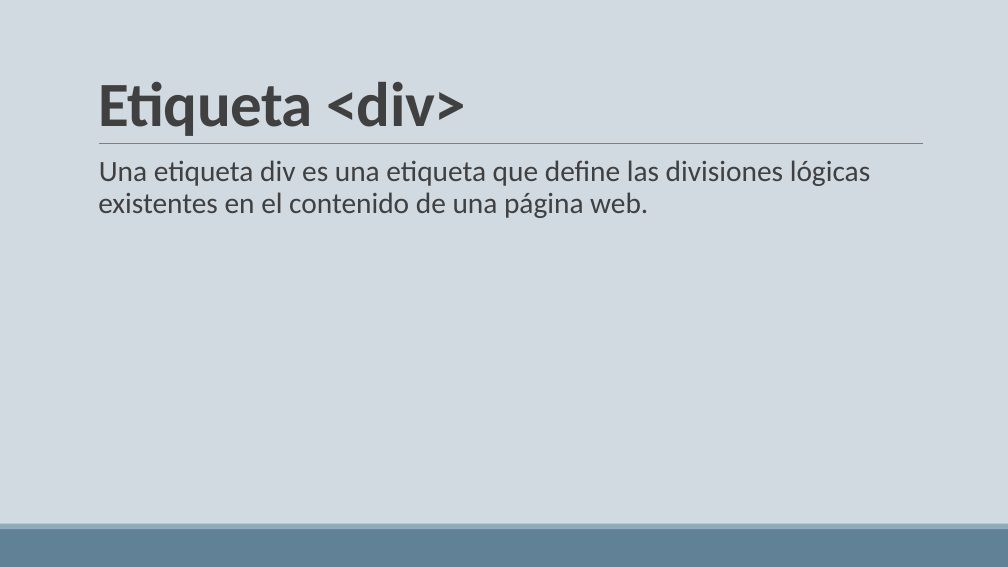
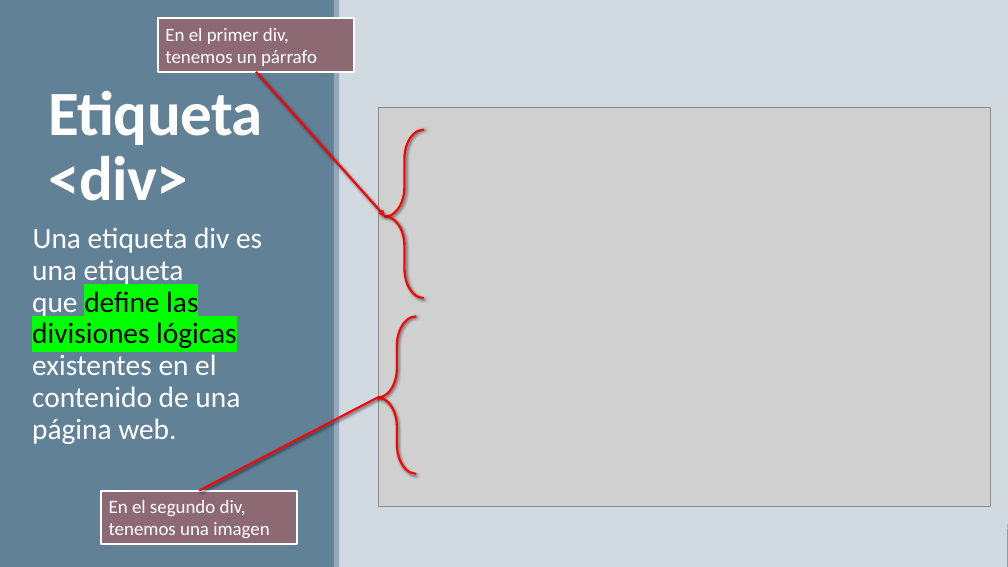
Before and after one commit to Joseman16/CursoJavascriptUnedol, a slide deck: slide 2 of Clase 2/CURSO DE DESARROLLO WEB 2.pptx (slide 3 before the commit). Drawn at 1008x567 pixels with LibreOffice and Linux fonts; fonts in the diff are those of the drawing; grey boxes stand for pictures. Boxes give left, top, right and bottom in pixels: in the first picture for what was removed or moved away, otherwise in the second. Text is boxed around its words. In the diff, an @@ line names an element or a change of style, - is before the commit and + after.

```diff
--- a/Clase 2/CURSO DE DESARROLLO WEB 2.pptx
+++ b/Clase 2/CURSO DE DESARROLLO WEB 2.pptx
@@ rectangle added at (0,0,1008,567), fill #D1D9E1 @@
@@ rectangle added at (0,0,335,567), fill #618197 @@
@@ rectangle added at (158,18,354,72), fill #8D6974, outline #FFFFFF 2 pt, 18 pt, text #FFFFFF @@
+En el primer div, tenemos un párrafo
@@ rectangle added at (334,0,340,567), fill #92A9B9 @@
@@ title "Etiqueta <div>": place and size @@
-title "Etiqueta <div>" at (98,81,466,136)
+title "Etiqueta <div>" at (48,90,263,201)
@@ title "Etiqueta <div>" at (48,90,263,201): text colour #404040 to #FFFFFF @@
@@ arrow added from (256, 72) to (385, 216), #FF0000 2 pt @@
@@ picture added at (378,107,991,507) @@
@@ line removed from (99, 144) to (923, 144) @@
@@ left brace added at (385,130,423,299), outline #FF0000 2 pt @@
@@ text "Una etiqueta div es una ...": place and size @@
-text "Una etiqueta div es una ..." at (98,160,870,218)
+text "Una etiqueta div es una ..." at (32,227,262,444)
@@ text "Una etiqueta div es una ..." at (32,227,262,444): text colour #404040 to #FFFFFF in "Una etiqueta div es una etiqueta que ..."; text colour #404040 to #000000, highlight none to #00FF00 in "define las divisiones lógicas" @@
@@ left brace added at (377,316,416,473), outline #FF0000 2 pt @@
@@ line added from (200, 491) to (377, 398), #FF0000 2 pt @@
@@ rectangle added at (101,491,297,544), fill #8D6974, outline #FFFFFF 2 pt, 18 pt, text #FFFFFF @@
+En el segundo div, tenemos una imagen
```
Also in this commit, not shown: 1 other slide changed, 3 slides added, 3 other files.
